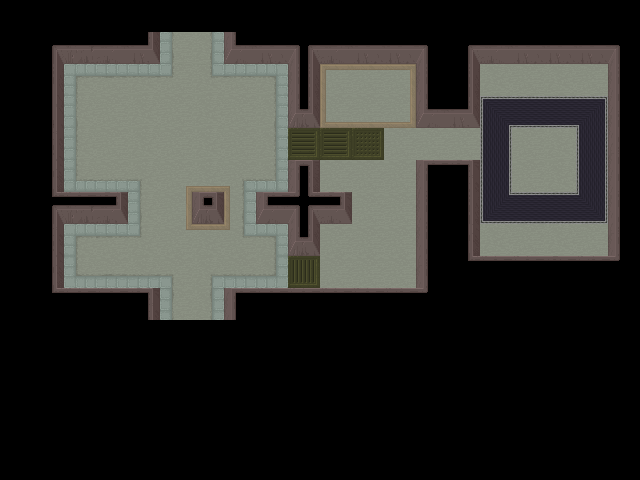
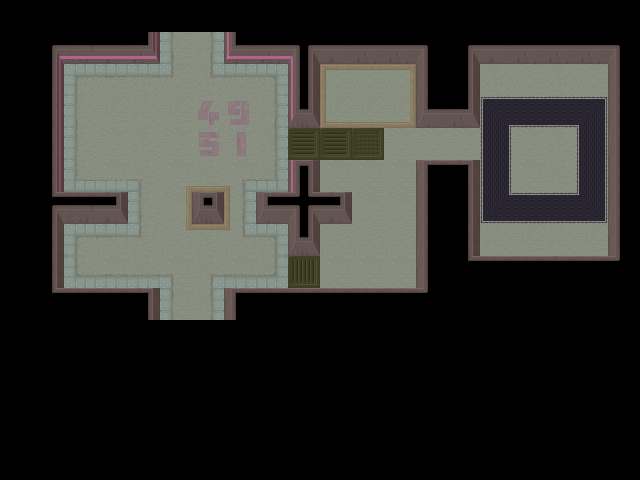
Layer changes from the first 640 × 480 image to the second:
painted on "walls" over [59, 32, 293, 192]
